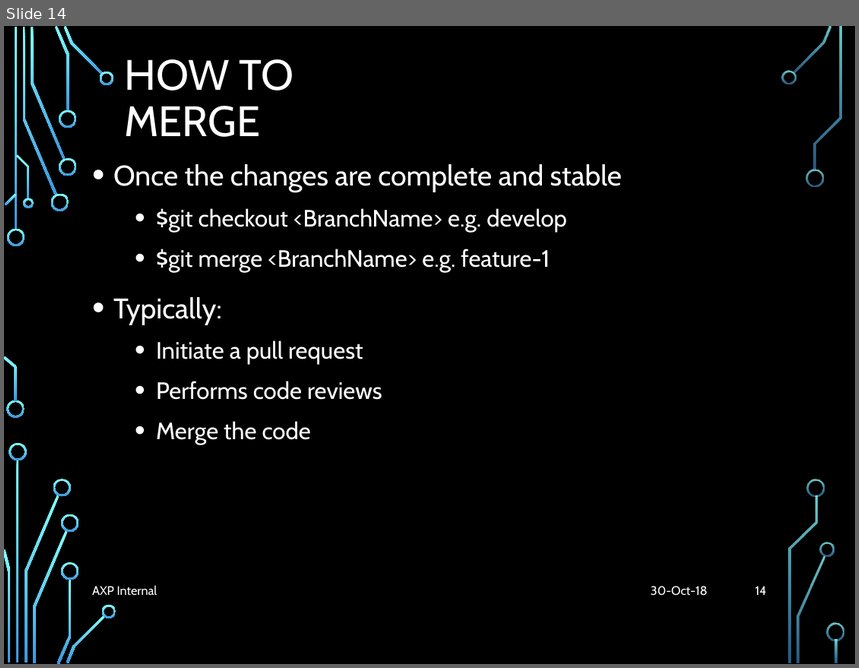
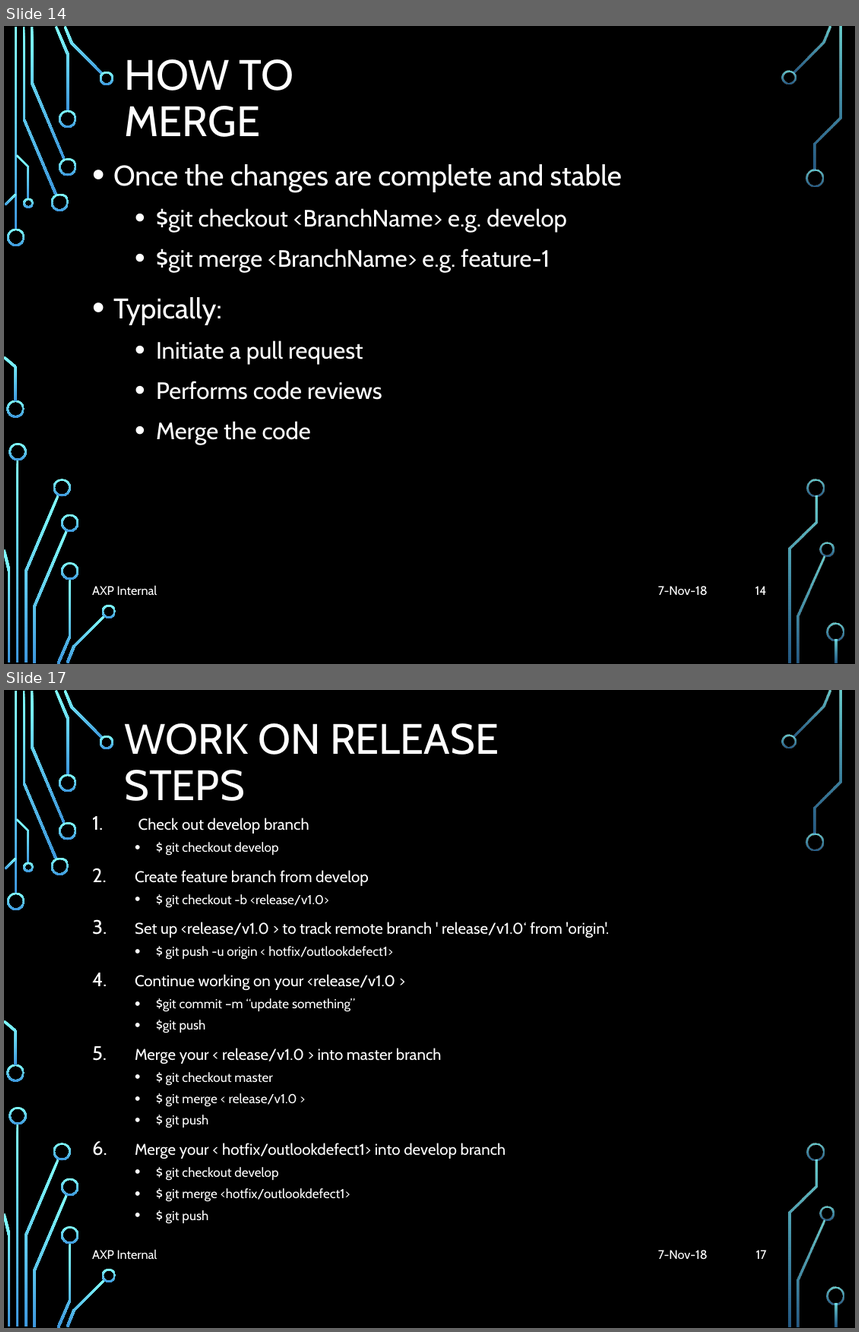
Before and after one commit to liyuan6006/GitStrategies, a slide deck: Branching.pptx. Shown one above the other, each under a label of ours: slide 14 before the commit, slides 14 and 17 after it; the slides between them are not shown. The pictures are 859x668 and 859x1332 pixels, drawn with LibreOffice and Linux fonts; fonts in the diff are those of the drawing; background and template pictures are left out. Boxes give left, top, right and bottom in pixels: in the first picture for what was removed or moved away, otherwise in the second. Text is boxed around its words. In the diff, an @@ line names an element or a change of style, - is before the commit and + after.

```diff
--- a/Branching.pptx
+++ b/Branching.pptx
@@ slide 17 added at [4,690,855,1328], background picture (left out); not listed: 36 template elements that a slide beside it also shows @@
@@ title added at [124,723,499,801], 36 pt, text #FFFFFF @@
+WORK ON RELEASE STEPS
@@ text added at [135,818,609,1224], 13.2 pt, text #FFFFFF @@
+1. Check out develop branch
+  • $ git checkout develop
+2. Create feature branch from develop
+  • $ git checkout -b <release/v1.0>
+3. Set up <release/v1.0 > to track remote branch ' release/v1.0‘ from 'origin'.
+  • $ git push -u origin < hotfix/outlookdefect1>
+4. Continue working on your <release/v1.0 >
+  • $git commit –m “update something”
+  • $git push
+5. Merge your < release/v1.0 > into master branch
+  • $ git checkout master
+  • $ git merge < release/v1.0 >
+  • $ git push
+6. Merge your < hotfix/outlookdefect1> into develop branch
+  • $ git checkout develop
+  • $ git merge <hotfix/outlookdefect1>
+  • $ git push
@@ text added at [92,1249,158,1259], 10.5 pt, text #FFFFFF @@
+AXP Internal
@@ text added at [658,1250,708,1260], 10.5 pt, text #FFFFFF @@
+7-Nov-18
@@ page number added at [756,1250,767,1259], 10.5 pt, text #FFFFFF @@
+17
@@ slide 14 changed as well @@
@@ text at [658,586,708,596]: text changed @@
-30-Oct-18
+7-Nov-18
```
Also in this commit, not shown: 14 other slides changed, 3 other slides added.
